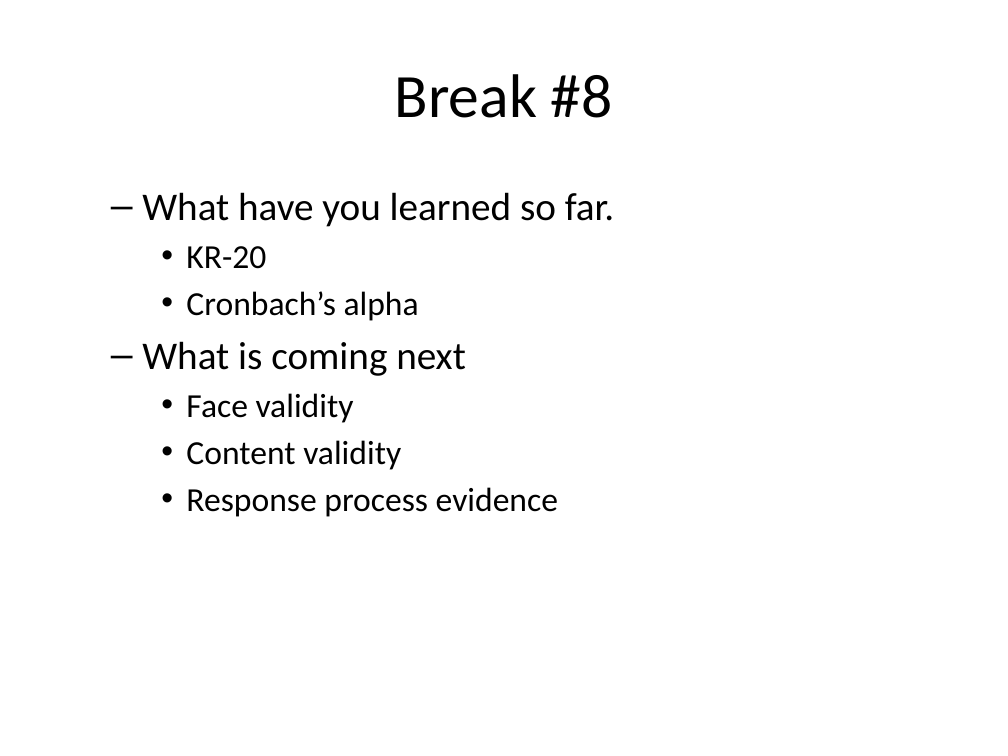
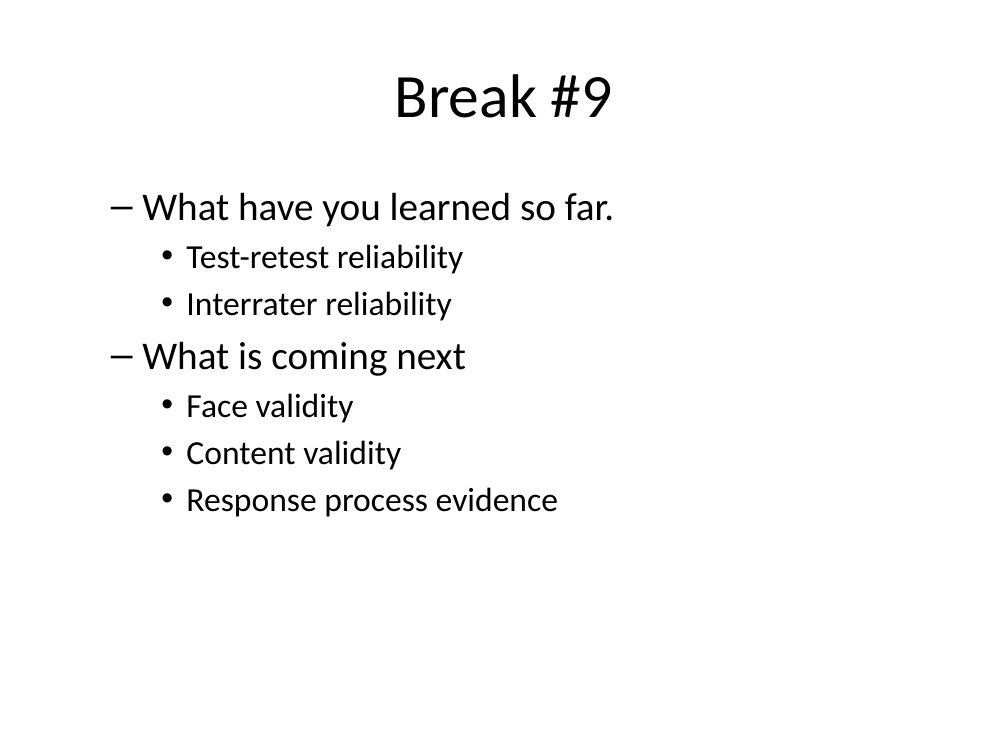
Before and after one commit to pmean/classes, a slide deck: slide 58 of clinical-research-methodology/results/video09-slides-and-speaker-notes.pptx (slide 53 before the commit). Drawn at 1008x756 pixels with LibreOffice and Linux fonts; fonts in the diff are those of the drawing. Boxes give left, top, right and bottom in pixels: in the first picture for what was removed or moved away, otherwise in the second. Text is boxed around its words. In the diff, an @@ line names an element or a change of style, - is before the commit and + after.

```diff
--- a/clinical-research-methodology/results/video09-slides-and-speaker-notes.pptx
+++ b/clinical-research-methodology/results/video09-slides-and-speaker-notes.pptx
@@ title at [395, 74, 613, 118]: text changed @@
-Break #8
+Break #9
@@ text at [186, 244, 464, 321]: text changed @@
-    • KR-20
-    • Cronbach’s alpha
+    • Test-retest reliability
+    • Interrater reliability
```
Also in this commit, not shown: 2 other slides changed, 5 slides added, 9 other files.
